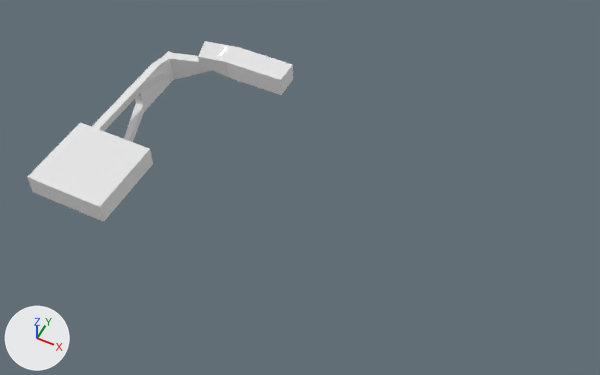
One commit to the Blender file assets/source/map.blend: the scene before it, then after it.
Both versions are drawn from a 50 mm camera at (138.1, -130.1, 194.6) aimed at (57.6, 30.7, -6.5). The lights are fixed; the arrows at lower left show +X, +Y and +Z. The first picture is the older version.

In view in the first picture: 'map'.
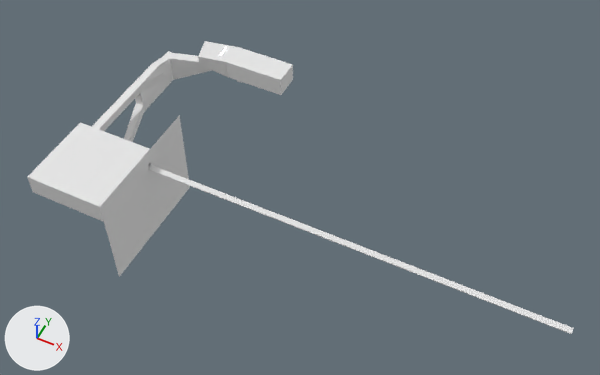
What differs and where, as boxes (x1, y1, x2, y2) in the pictures (600 x 375 px; the box of a moved part takes in the faces that stretch with it):
'map', reshaped (30% taller): before (27, 41, 293, 222); after (27, 41, 293, 277)
'bridge', added: after (148, 164, 573, 334)
part 1 of me_plane_001, moved or reshaped: before (101, 148, 153, 222); after (101, 115, 190, 277)

What the commit changed:
me_plane_001 is used by ob_map; location (0.0, 0.0, 0.0).
me_plane_001 had 243 vertices, 231 faces, 2 loose edges and spanned x -13.4..34.1, y -13.4..74.8, z -9.2..7.0.
me_plane_001 now has 262 vertices, 245 faces, 2 loose edges and spans x -13.4..34.1, y -13.4..74.8, z -28.4..7.0.
Part 1, on me_plane_001:
175 faces are deleted.
19 vertices are added at x 13.4..13.5, y -13.4..30.7, z -28.4..7.0.
189 new faces join them.
Mesh me_cube is new.
It is a box spanning x -1.0..138.3, y -1.0..1.0, z 0.7..1.0.
Object 'bridge' (ob_bridge) is new; it shows me_cube.
Its location is (11.5, 11.7, -0.8).
